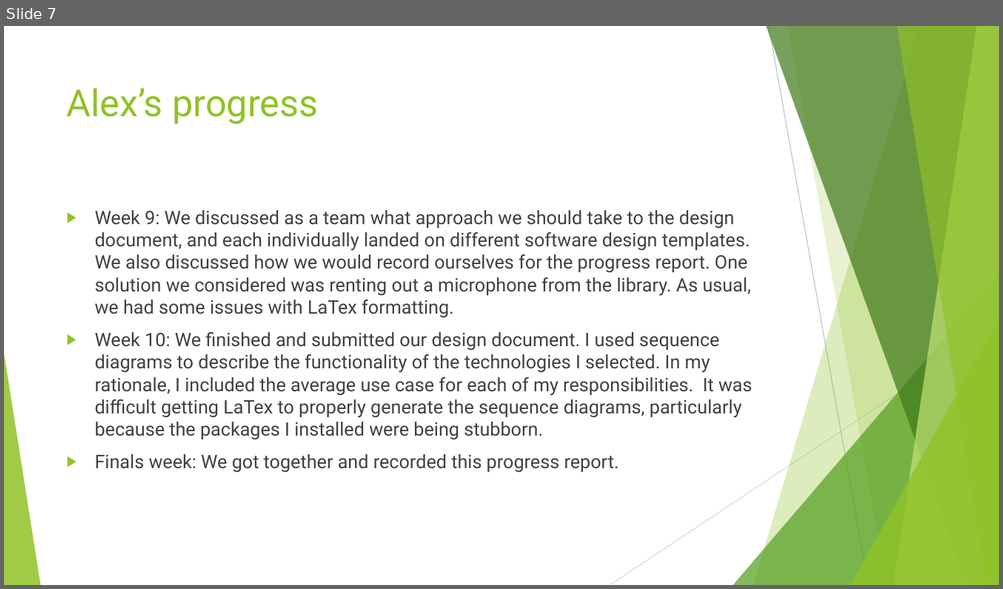
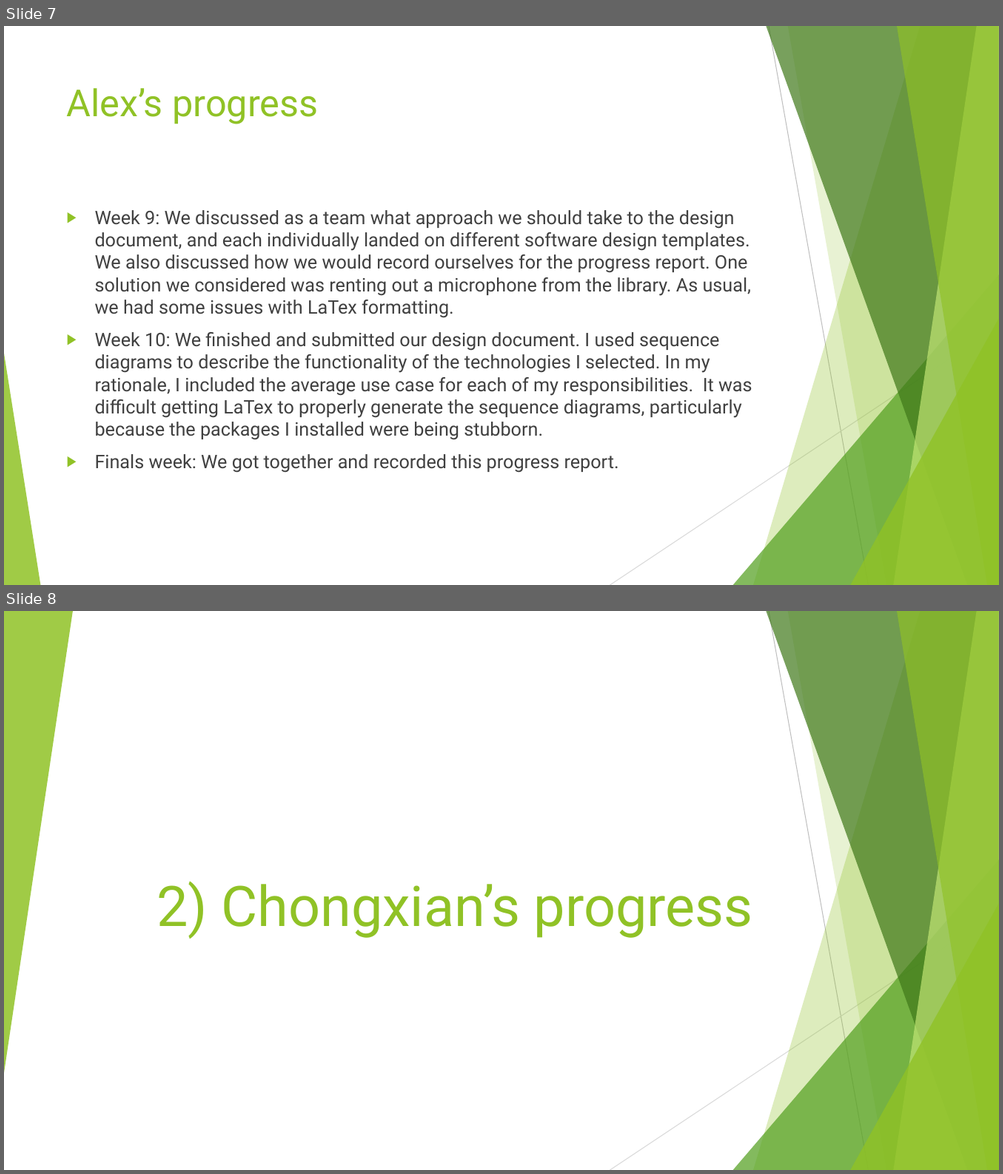
Before and after one commit to AlexDCraig/senior-capstone-project, a slide deck: progressreport/progressreport.pptx. Shown one above the other, each under a label of ours: slide 7 before the commit, slides 7 and 8 after it. The pictures are 1003x589 and 1003x1174 pixels, drawn with LibreOffice and Linux fonts; fonts in the diff are those of the drawing. Boxes give left, top, right and bottom in pixels: in the first picture for what was removed or moved away, otherwise in the second. Text is boxed around its words. In the diff, an @@ line names an element or a change of style, - is before the commit and + after.

```diff
--- a/progressreport/progressreport.pptx
+++ b/progressreport/progressreport.pptx
@@ slide 8 added at box(4, 611, 999, 1170), background #FFFFFF; not listed: 9 template elements that a slide beside it also shows @@
@@ triangle added at box(4, 611, 73, 1073), fill #90C226 at 85% opacity @@
@@ title added at box(156, 881, 753, 939), 54 pt, text #90C226 @@
+2) Chongxian’s progress
```
Also in this commit, not shown: 1 slide changed, 7 other slides added, 1 other file.
